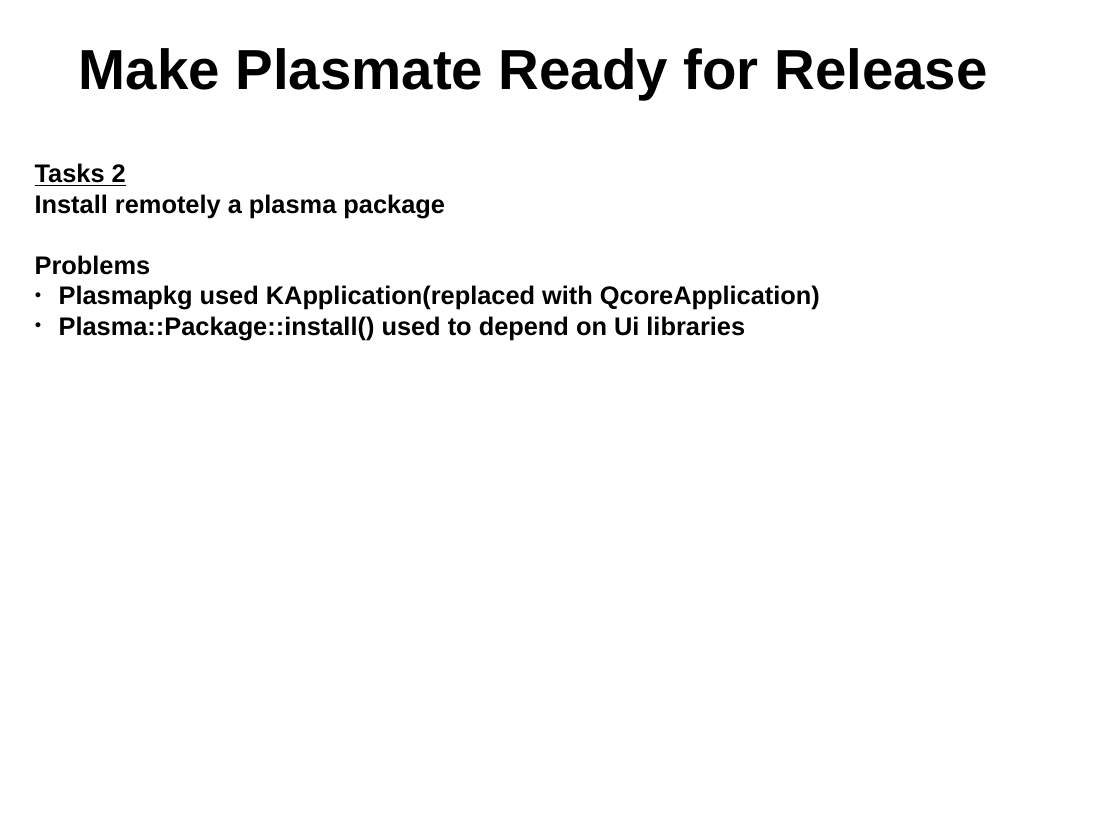
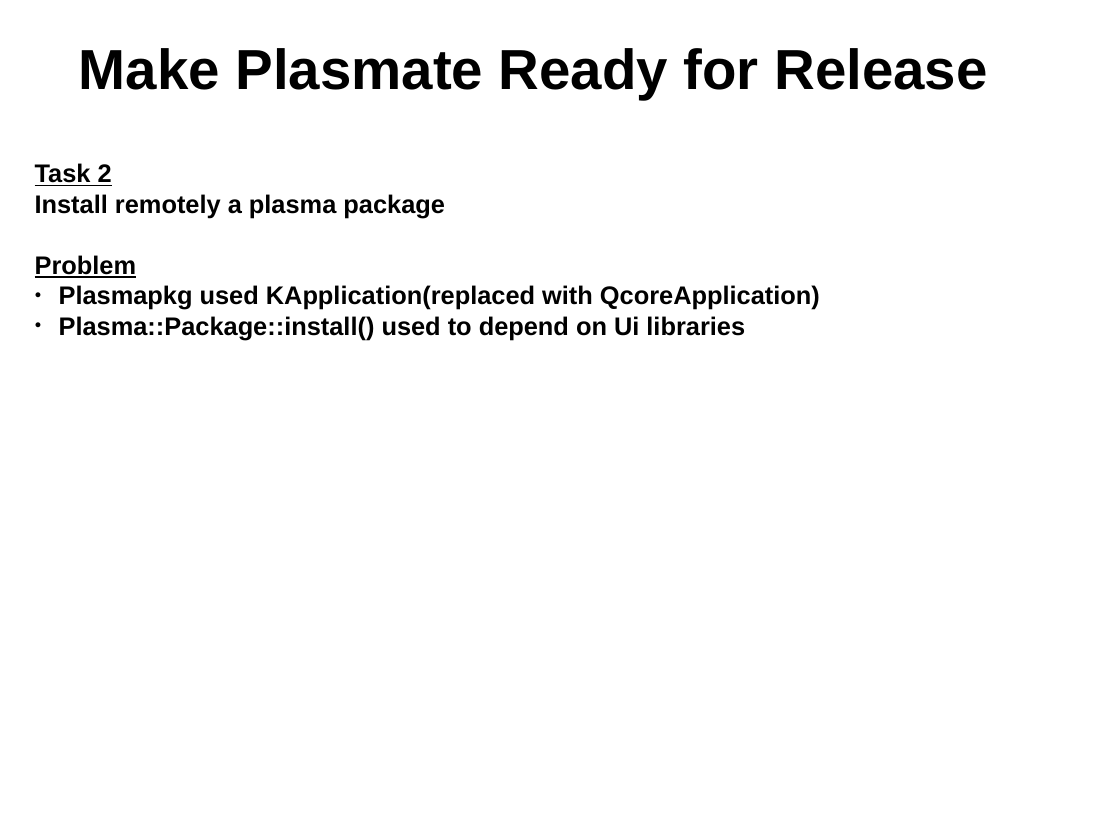
Before and after one commit to gtsiap/presenations, a slide deck: slide 13 of openSUSE gr Summer Camp 2012/plasmate.odp (slide 9 before the commit). Drawn at 1120x840 pixels with LibreOffice and Linux fonts; fonts in the diff are those of the drawing; background and template pictures are left out. Boxes give left, top, right and bottom in pixels: in the first picture for what was removed or moved away, otherwise in the second. Text is boxed around its words. In the diff, an @@ line names an element or a change of style, - is before the commit and + after.

```diff
--- a/openSUSE gr Summer Camp 2012/plasmate.odp
+++ b/openSUSE gr Summer Camp 2012/plasmate.odp
@@ text at <box>35,163,112,186</box>: text changed @@
-Tasks 2
+Task 2
@@ text at <box>35,255,137,278</box>: text changed @@
-Problems
+Problem
```
Also in this commit, not shown: 3 other slides changed, 4 slides added.
